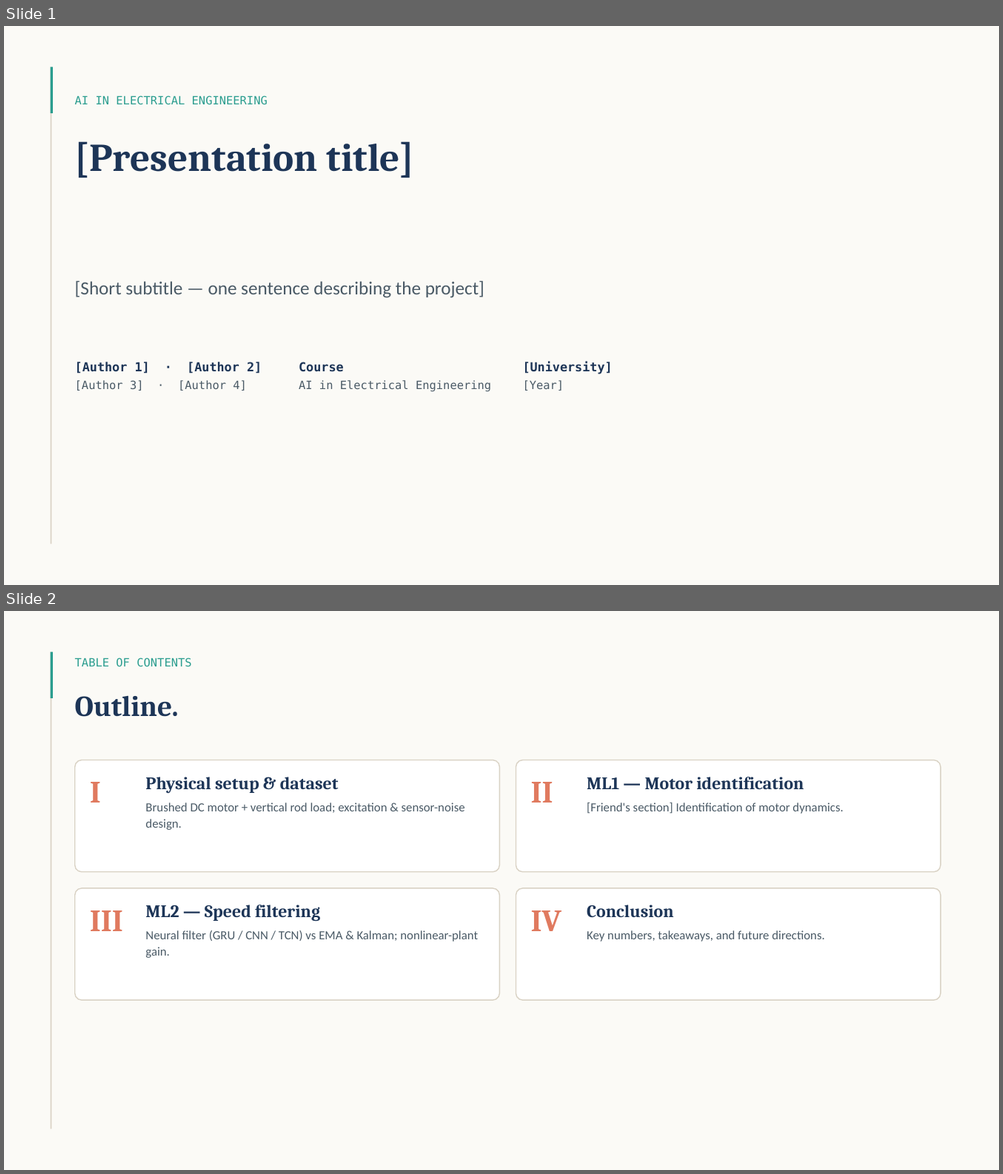
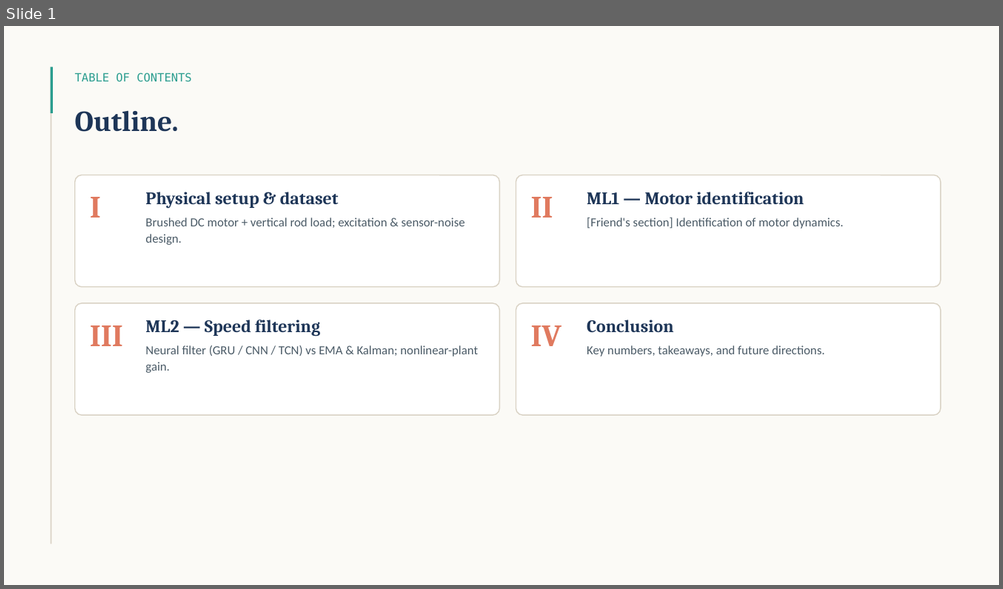
Before and after one commit to Riad-Attou/ai-electrical-engineering, a slide deck: presentation.pptx. Shown one above the other, each under a label of ours: slides 1 and 2 before the commit, slide 1 after it. The pictures are 1003x1174 and 1003x589 pixels, drawn with LibreOffice and Linux fonts; fonts in the diff are those of the drawing. Boxes give left, top, right and bottom in pixels: in the first picture for what was removed or moved away, otherwise in the second. Text is boxed around its words. In the diff, an @@ line names an element or a change of style, - is before the commit and + after.

```diff
--- a/presentation.pptx
+++ b/presentation.pptx
@@ slide 1 removed at (4,26,999,585), background #FBFAF6 @@
@@ rectangle removed at (51,67,52,545) @@
@@ rectangle removed at (51,67,53,113) @@
@@ text removed at (75,96,267,105) @@
-AI IN ELECTRICAL ENGINEERING
@@ text removed at (75,141,415,178) @@
-[Presentation title]
@@ text removed at (75,281,484,298) @@
-[Short subtitle — one sentence describing the project]
@@ text removed at (75,362,262,391) @@
-[Author 1] · [Author 2]
-[Author 3] · [Author 4]
@@ text removed at (299,362,491,392) @@
-Course
-AI in Electrical Engineering
@@ text removed at (523,362,612,391) @@
-[University]
-[Year]
@@ what was slide 2 is now slide 1 @@
```
Also in this commit, not shown: 2 slides changed, 4 other slides removed, 4 other files.
